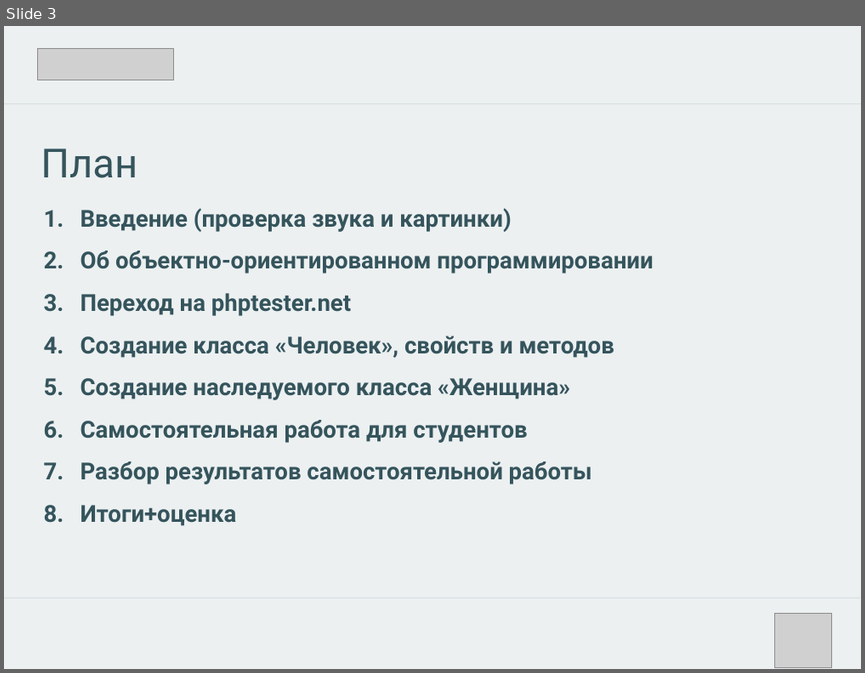
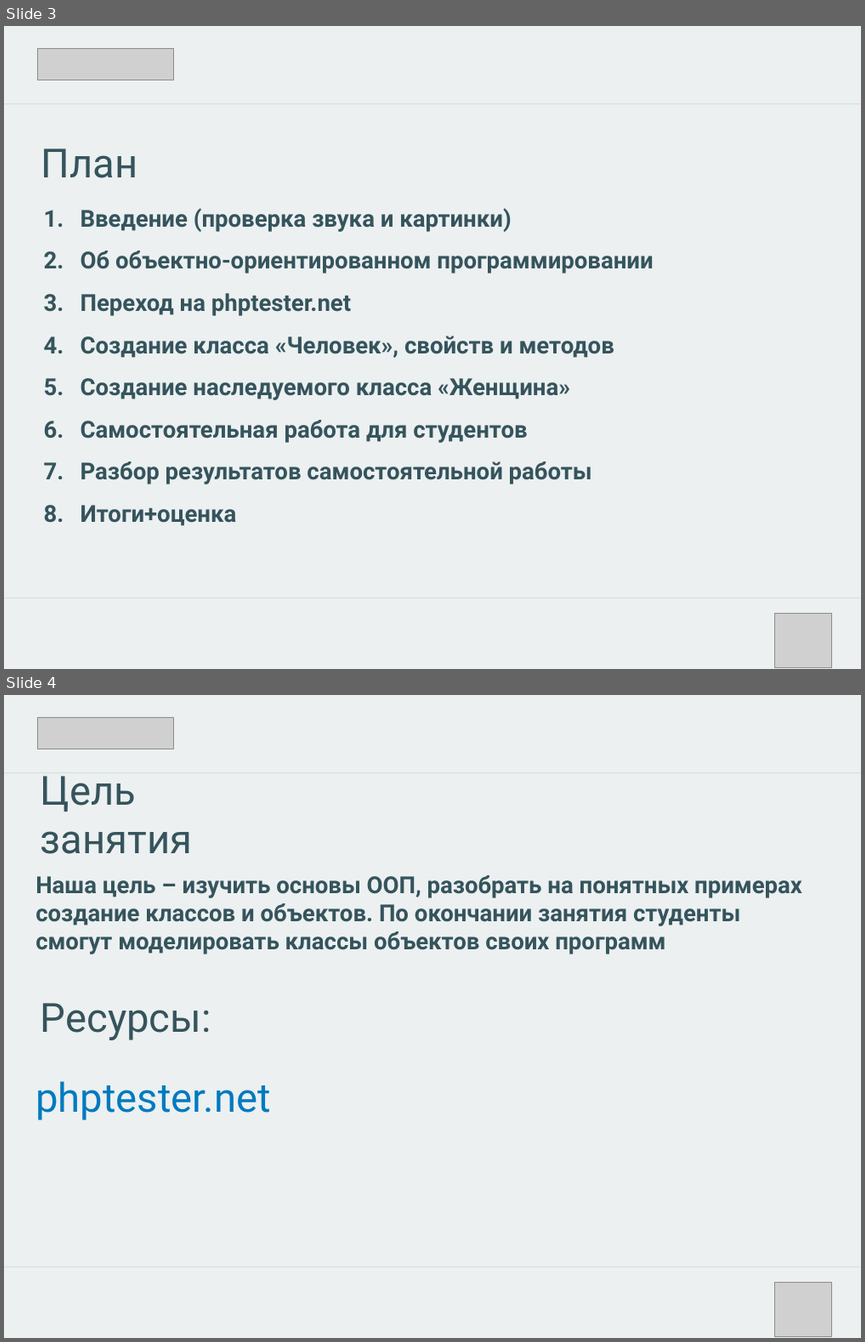
Before and after one commit to walerij/v3, a slide deck: презентация 2.pptx. Shown one above the other, each under a label of ours: slide 3 before the commit, slides 3 and 4 after it. The pictures are 865x673 and 865x1342 pixels, drawn with LibreOffice and Linux fonts; fonts in the diff are those of the drawing; grey boxes stand for pictures. Boxes give left, top, right and bottom in pixels: in the first picture for what was removed or moved away, otherwise in the second. Text is boxed around its words. In the diff, an @@ line names an element or a change of style, - is before the commit and + after.

```diff
--- a/презентация 2.pptx
+++ b/презентация 2.pptx
@@ slide 4 added at [4,695,861,1338], background #ECF0F1 @@
@@ picture added at [38,717,173,749] @@
@@ line added from (4, 772) to (861, 772), #35545C 1 pt @@
@@ text added at [41,776,193,854], 48 pt, text #35545C @@
+Цель занятия
@@ text added at [35,875,802,954], 28 pt, text #35545C, bold @@
+Наша цель – изучить основы ООП, разобрать на понятных примерах создание классов и объектов. По окончании занятия студенты смогут моделировать классы объектов своих программ
@@ text added at [41,1003,211,1040], 48 pt, text #35545C @@
+Ресурсы:
@@ text added at [35,1081,271,1120], 48 pt, text #0079BF @@
+phptester.net
@@ line added from (4, 1267) to (860, 1267), #35545C 1 pt @@
@@ picture added at [775,1282,832,1337] @@
```
Also in this commit, not shown: 6 other slides added, 3 slides removed, 6 other files.
